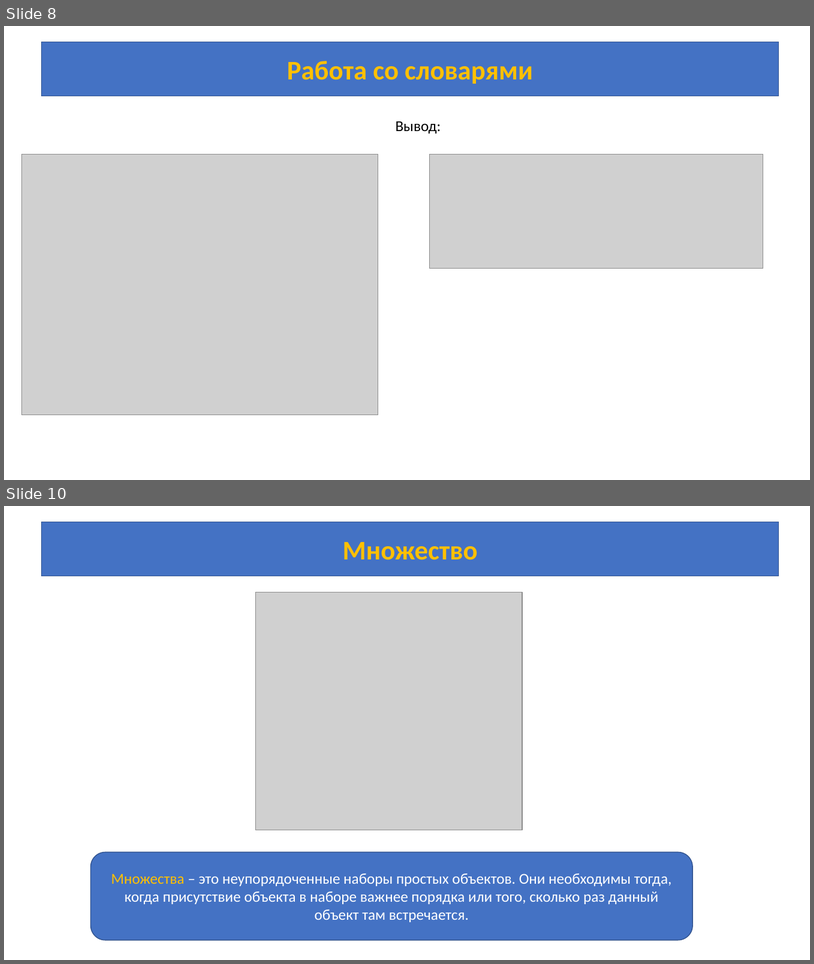
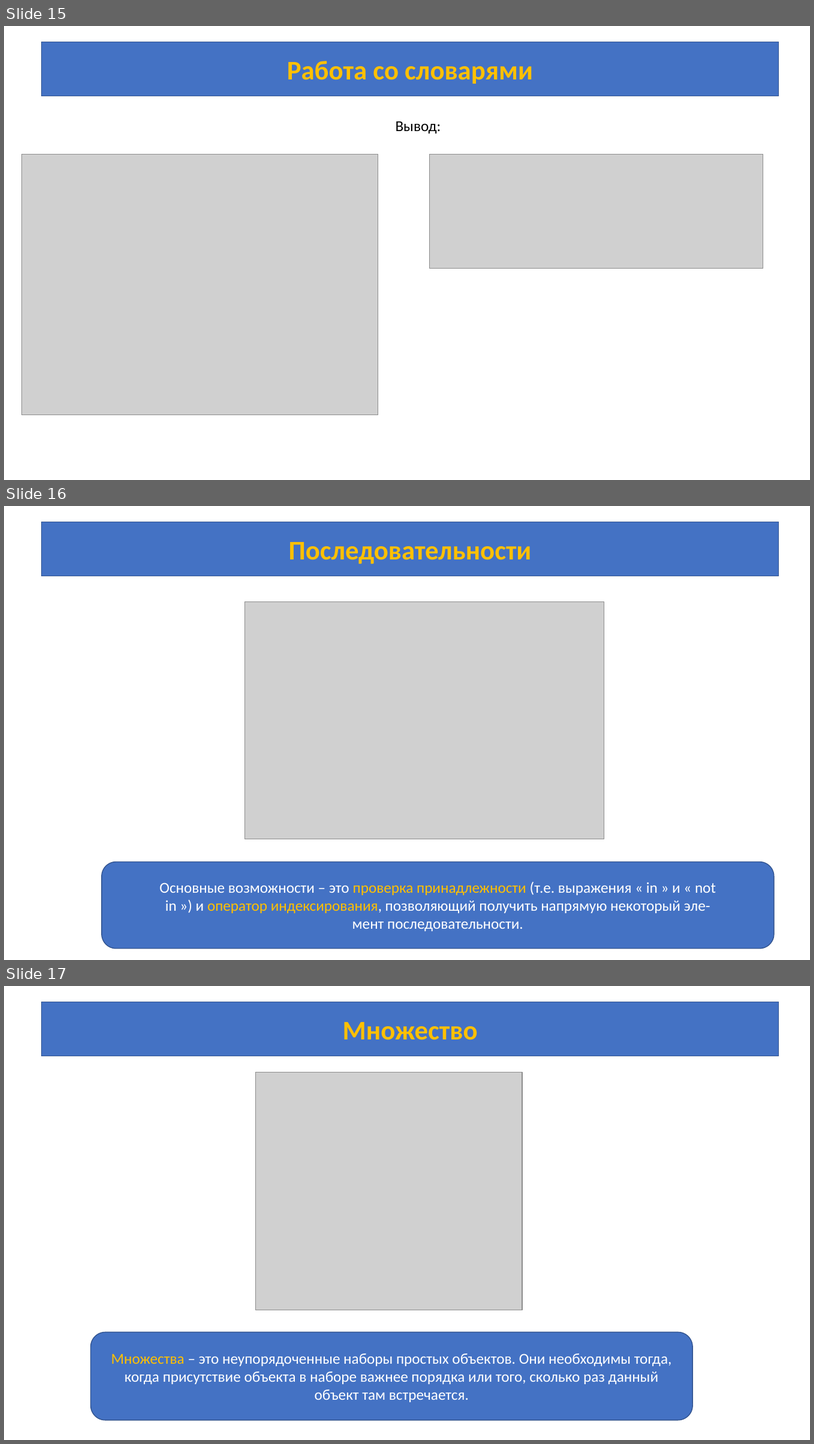
Before and after one commit to azamat7087/python_lessons_ver.2, a slide deck: lesson 6/Lesson_6.pptx. Shown one above the other, each under a label of ours: slides 8 and 10 before the commit, slides 15, 16 and 17 after it; the slides between them are not shown. The pictures are 814x964 and 814x1444 pixels, drawn with LibreOffice and Linux fonts; fonts in the diff are those of the drawing; grey boxes stand for pictures. Boxes give left, top, right and bottom in pixels: in the first picture for what was removed or moved away, otherwise in the second. Text is boxed around its words. In the diff, an @@ line names an element or a change of style, - is before the commit and + after.

```diff
--- a/lesson 6/Lesson_6.pptx
+++ b/lesson 6/Lesson_6.pptx
@@ slide 16 added at (x1=4, y1=506, x2=810, y2=960), background #FFFFFF @@
@@ rectangle added at (x1=42, y1=522, x2=779, y2=576), fill #4472C4, outline #325491 1 pt, 32 pt, text #FFC000, bold @@
+Последовательности
@@ picture added at (x1=245, y1=601, x2=605, y2=839) @@
@@ rounded rectangle added at (x1=102, y1=862, x2=775, y2=948), fill #4472C4, outline #325491 1 pt, 18 pt, text #FFFFFF @@
+Основные возможности – это проверка принадлежности (т.е. выражения « in » и « not
+in ») и оператор индексирования, позволяющий получить напрямую некоторый эле-
+мент последовательности.
@@ what was slide 8 is now slide 15 @@
@@ what was slide 10 is now slide 17 @@
```
Also in this commit, not shown: 2 slides changed, 6 other slides added, 1 other file.
